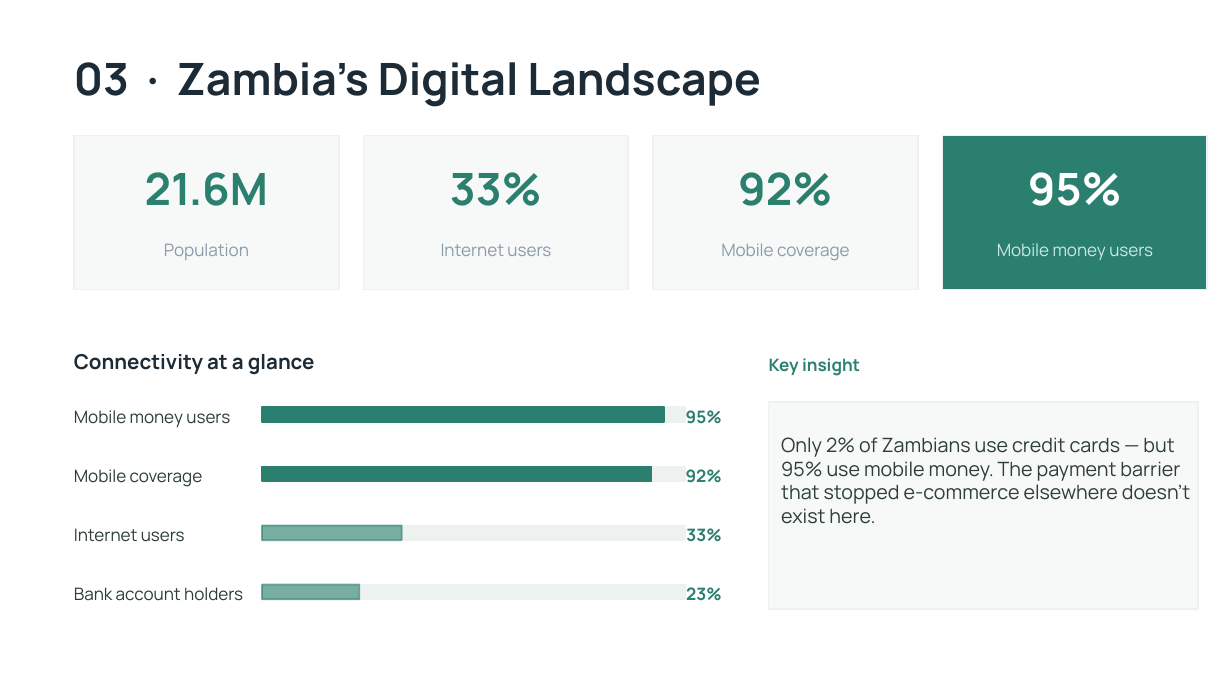
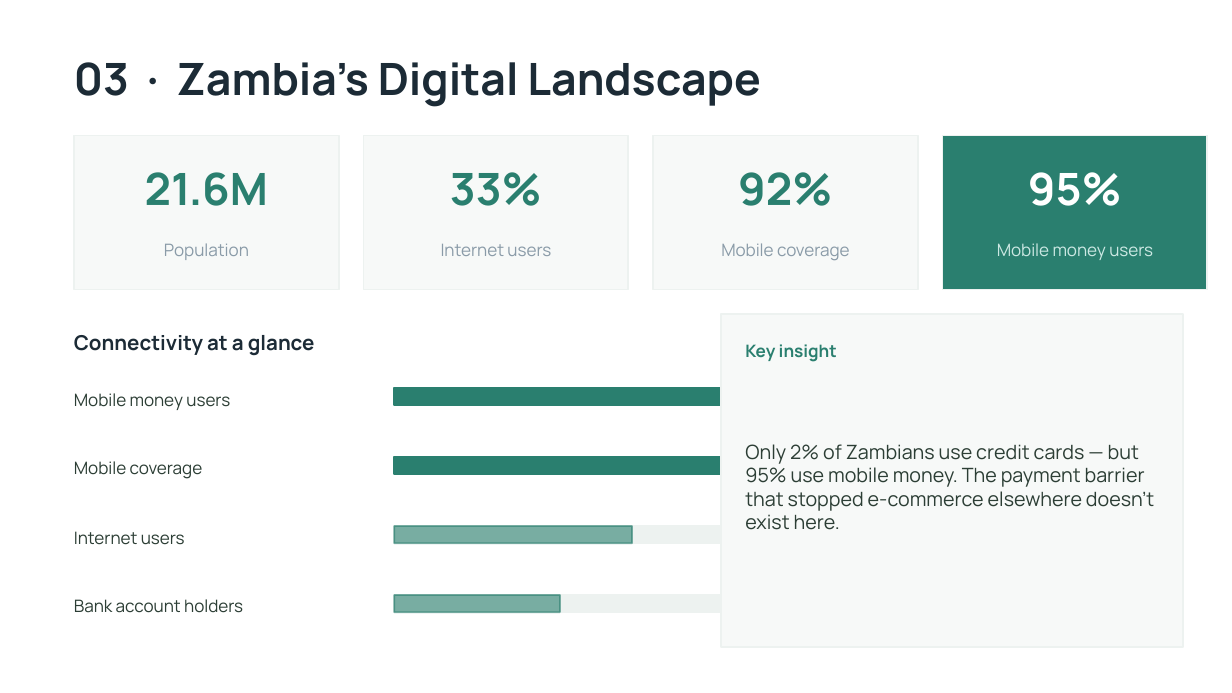
Before and after one commit to astrosanderson/Zambia-Online-Market-Analysis, a slide deck: slide 5 of zambia_retail_v2.pptx. Drawn at 1232x693 pixels with LibreOffice and Linux fonts; fonts in the diff are those of the drawing. Boxes give left, top, right and bottom in pixels: in the first picture for what was removed or moved away, otherwise in the second. Text is boxed around its words. In the diff, an @@ line names an element or a change of style, - is before the commit and + after.

```diff
--- a/zambia_retail_v2.pptx
+++ b/zambia_retail_v2.pptx
@@ text "Connectivity at a glance": place and size @@
-text "Connectivity at a glance" at (74,354,315,375)
+text "Connectivity at a glance" at (74,335,315,356)
@@ rectangle: place and size @@
-rectangle at (769,402,1199,609)
+rectangle at (721,314,1183,647)
@@ text "Key insight": place and size @@
-text "Key insight" at (769,358,860,376)
+text "Key insight" at (745,344,837,362)
@@ text "Mobile money users": place and size @@
-text "Mobile money users" at (74,410,230,427)
+text "Mobile money users" at (74,393,230,410)
@@ rectangle: place and size @@
-rectangle at (262,408,664,423)
+rectangle at (394,388,1079,405)
@@ rectangle: place and size @@
-rectangle at (262,408,686,423)
+rectangle at (394,388,1115,405)
@@ text "Only 2% of Zambians use ...": place and size @@
-text "Only 2% of Zambians use ..." at (781,437,1190,524)
+text "Only 2% of Zambians use ..." at (745,444,1154,530)
@@ text "Mobile coverage": place and size @@
-text "Mobile coverage" at (74,469,203,487)
+text "Mobile coverage" at (74,461,203,479)
@@ rectangle: place and size @@
-rectangle at (262,467,686,482)
+rectangle at (394,457,1115,474)
@@ rectangle: place and size @@
-rectangle at (262,467,652,482)
+rectangle at (394,457,1057,474)
@@ rectangle: place and size @@
-rectangle at (262,526,402,541)
+rectangle at (394,526,632,543)
@@ rectangle: place and size @@
-rectangle at (262,526,686,541)
+rectangle at (394,526,1115,543)
@@ text "Bank account holders": place and size @@
-text "Bank account holders" at (74,587,243,601)
+text "Bank account holders" at (74,599,243,613)
@@ rectangle: place and size @@
-rectangle at (262,585,360,600)
+rectangle at (394,595,561,612)
@@ rectangle: place and size @@
-rectangle at (262,585,686,600)
+rectangle at (394,595,1115,612)
@@ group removed at (686,410,722,601): 4 texts @@
-95%
-92%
-33%
-23%
```
Also in this commit, not shown: 2 other slides changed, 5 other files.
